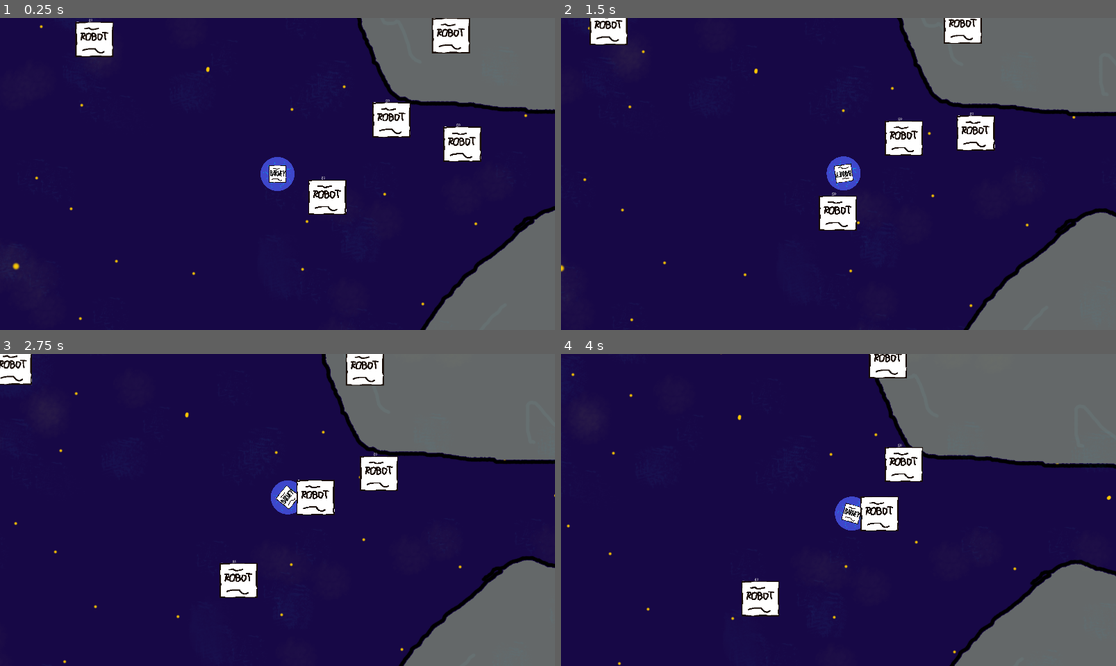
Above: before the commit, frames 1-4 (two rows, left to right).
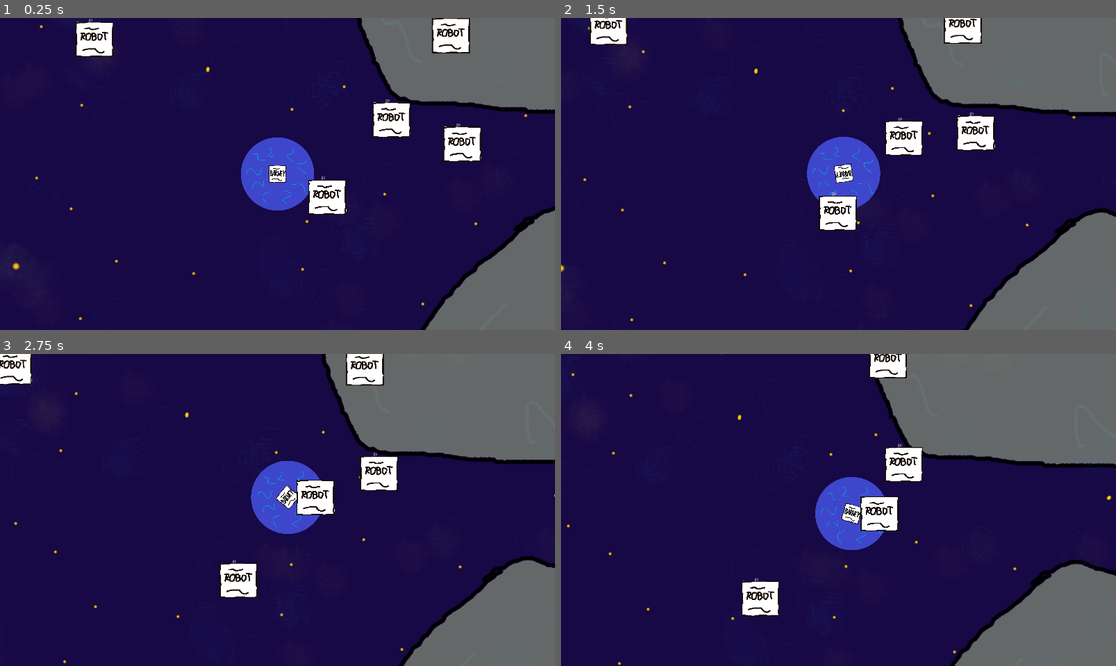
Above: after the commit, the same moments.

Repository: game-jam-team-gut/not-so-lonely
Game: Godot game, scene res://Space.tscn
The game is run twice, just before and just after one commit, with the same random seed, the same clock (stepped at 60 frames per second) and the same inputs.
Inputs (mouse positions are in pixels of both pictures, inside the frame that each line leads up to):
- Up to frame 1 (0.25 s): no input
- Up to frame 2 (1.5 s): move the mouse to (960, 158) at 0.52 s; press the mouse at (960, 158) at 0.53 s; move the mouse to (727, 189) at 1.27 s; release the mouse at (727, 189) at 1.28 s; click (727, 189) at 1.35 s
- Up to frame 3 (2.75 s): move the mouse to (333, 441) at 2.02 s; press the mouse at (333, 441) at 2.03 s
- Up to frame 4 (4 s): move the mouse to (810, 572) at 2.77 s; release the mouse at (810, 572) at 2.78 s; click (810, 572) at 2.85 s; move the mouse to (1005, 556) at 3.52 s; press the mouse at (1005, 556) at 3.53 s

The runs differ from the first frame. In frame 1, 1.9% of the frame differs, in the area x 43-57%, y 38-62%; in frame 2, 1.7%; in frame 3, 1.5%; in frame 4, 1.5%.

Commit message:
In-frame CollisionShape2D Addition Fix, Bigger Magnetic Field

Diff:
--- a/Space/Barney.tscn
+++ b/Space/Barney.tscn
@@ -17,10 +17,11 @@
 [node name="MagneticField" type="Area2D" parent="."]
 
 [node name="Sprite" type="Sprite" parent="MagneticField"]
-scale = Vector2( 0.231957, 0.231957 )
+scale = Vector2( 0.5, 0.5 )
 texture = ExtResource( 3 )
 
 [node name="CollisionShape2D" type="CollisionShape2D" parent="MagneticField"]
+scale = Vector2( 2.2, 2.2 )
 shape = SubResource( 1 )
 
 [node name="StickingField" type="Area2D" parent="."]
--- a/Space/Barney/Barney.gd
+++ b/Space/Barney/Barney.gd
@@ -19,8 +19,7 @@
 
 func _on_MagneticField_area_entered(area):
 	if area.is_in_group("ForeignRobots"):
-		pass #here add moving towards Barney
-
+		pass
 
 func _on_StickingField_area_entered(area):
 	if area.is_in_group("ForeignRobots"):
@@ -35,4 +34,4 @@
 		get_tree().get_current_scene().remove_child(area.get_parent())
 
 		add_child(foreignRobotSprite)
-		add_child(foreignRobotCollisionShape)
+		get_node("StickingField").call_deferred("add_child", foreignRobotCollisionShape)
